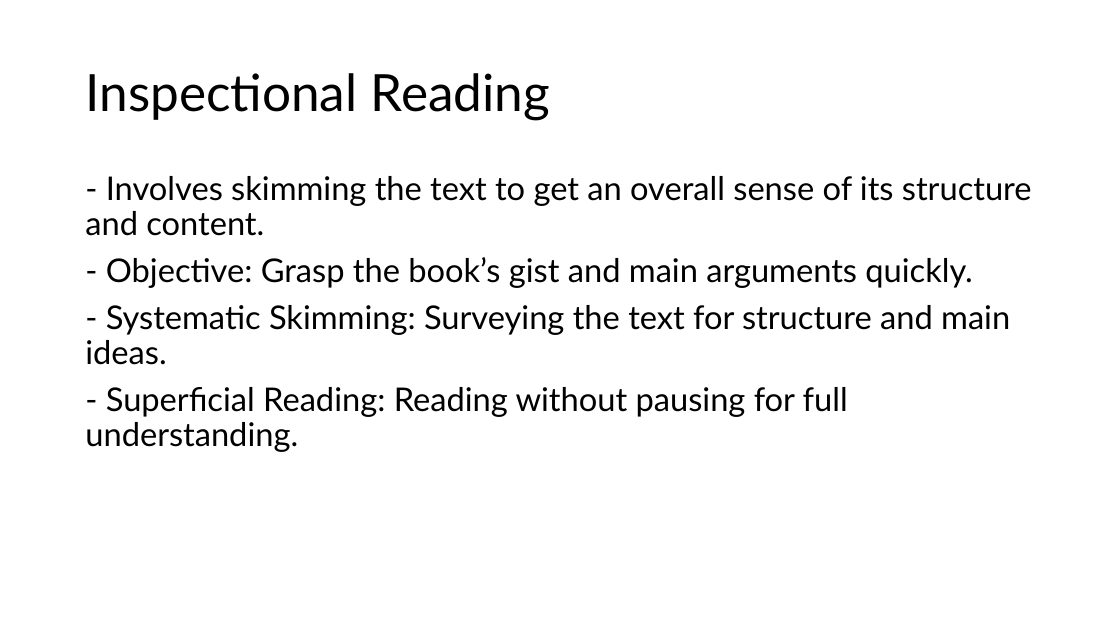
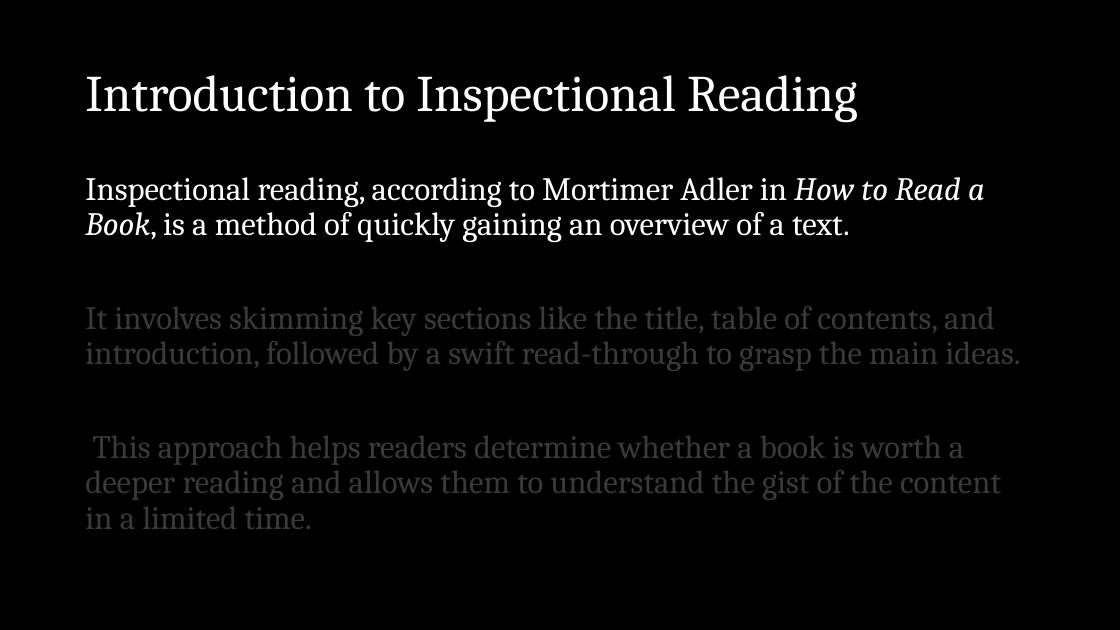
Before and after one commit to shafiqr-kmsw/matricphys, a slide deck: slide 27 of howtoreadbook/slides.pptx (slide 5 before the commit). Drawn at 1120x630 pixels with LibreOffice and Linux fonts; fonts in the diff are those of the drawing. Boxes give left, top, right and bottom in pixels: in the first picture for what was removed or moved away, otherwise in the second. Text is boxed around its words. In the diff, an @@ line names an element or a change of style, - is before the commit and + after.

```diff
--- a/howtoreadbook/slides.pptx
+++ b/howtoreadbook/slides.pptx
@@ background #FFFFFF to #000000 @@
@@ title at (85,75,857,122): text changed; font Lato to Cambria; text colour #000000 to #FFFFFF @@
-Inspectional Reading
+Introduction to Inspectional Reading
@@ text at (85,177,1020,529): text changed; font Lato to Cambria; text colour #000000 to #3A3A3A @@
-- Involves skimming the text to get an overall sense of its structure and content.
-- Objective: Grasp the book’s gist and main arguments quickly.
-- Systematic Skimming: Surveying the text for structure and main ideas.
-- Superficial Reading: Reading without pausing for full understanding.
+Inspectional reading, according to Mortimer Adler in How to Read a Book, is a method of quickly gaining an overview of a text.
+It involves skimming key sections like the title, table of contents, and introduction, followed by a swift read-through to grasp the main ideas.
+This approach helps readers determine whether a book is worth a deeper reading and allows them to understand the gist of the content in a limited time.
```
Also in this commit, not shown: 19 other slides changed, 73 slides added, 7 slides removed.
